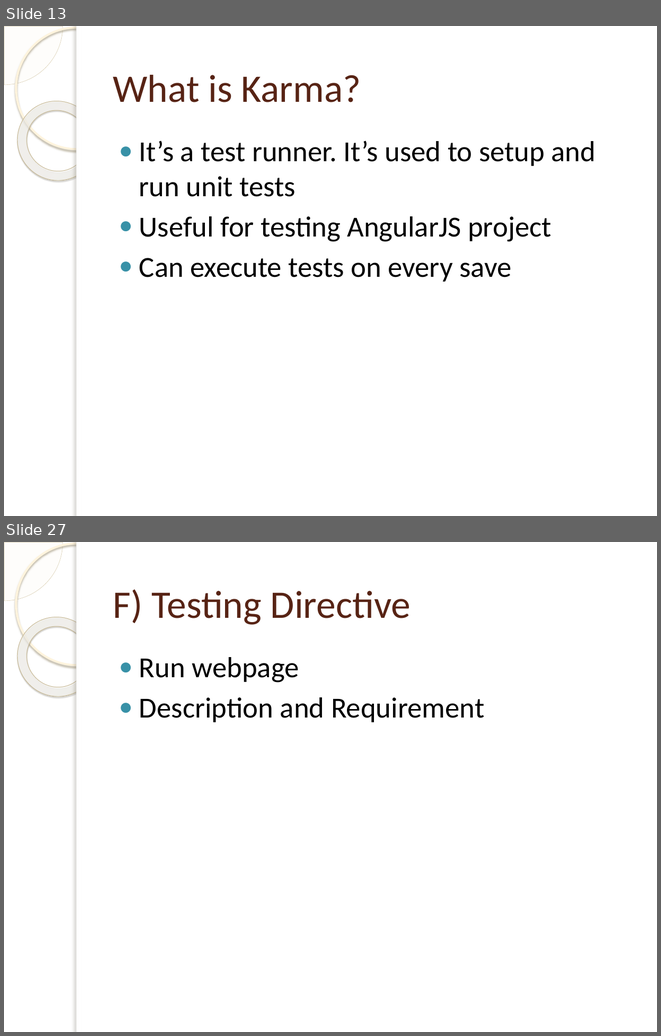
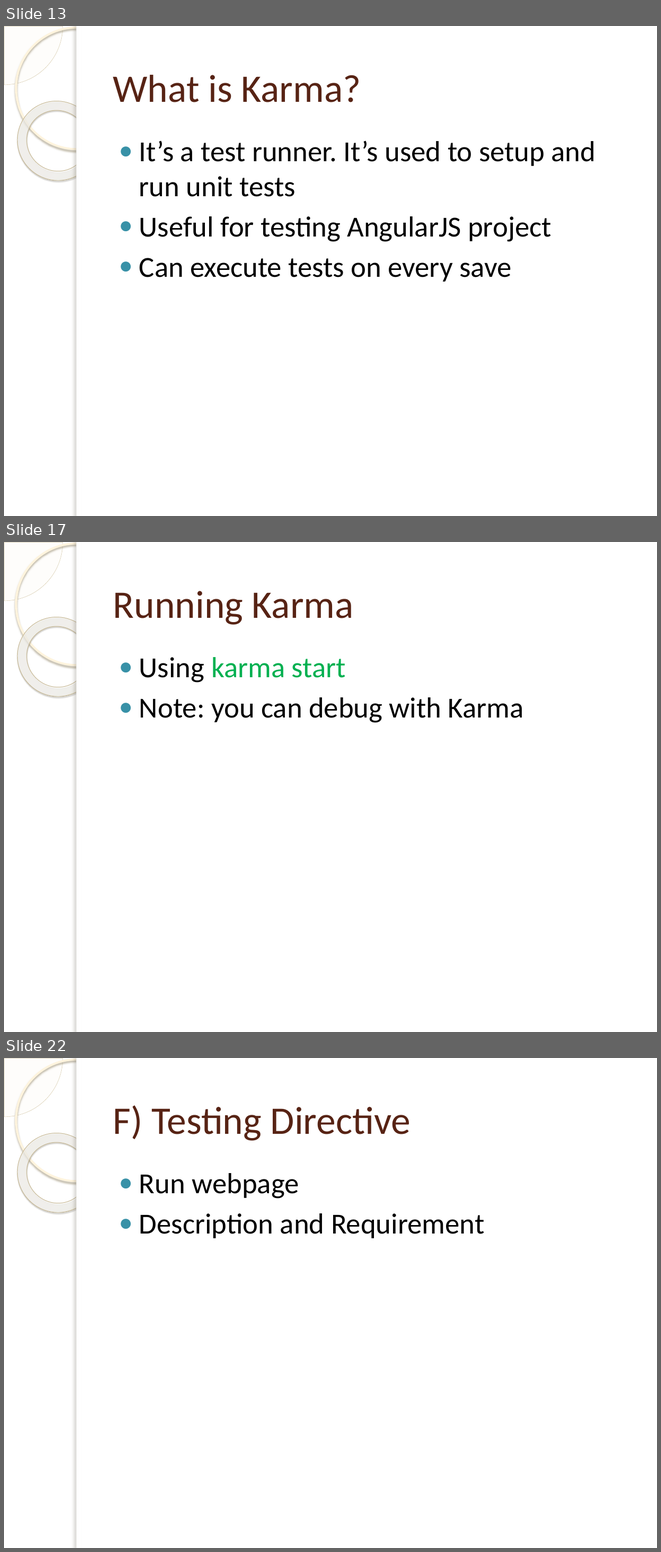
Before and after one commit to xuancong246/documents, a slide deck: Ebooks/AngularJS/Training/UnitTesting/AngularJS-Unit-Testing.pptx. Shown one above the other, each under a label of ours: slides 13 and 27 before the commit, slides 13, 17 and 22 after it; the slides between them are not shown. The pictures are 661x1036 and 661x1552 pixels, drawn with LibreOffice and Linux fonts; fonts in the diff are those of the drawing; background and template pictures are left out. Boxes give left, top, right and bottom in pixels: in the first picture for what was removed or moved away, otherwise in the second. Text is boxed around its words. In the diff, an @@ line names an element or a change of style, - is before the commit and + after.

```diff
--- a/Ebooks/AngularJS/Training/UnitTesting/AngularJS-Unit-Testing.pptx
+++ b/Ebooks/AngularJS/Training/UnitTesting/AngularJS-Unit-Testing.pptx
@@ slide 17 added at bbox=[4, 542, 657, 1032], background picture (left out); not listed: 5 template elements that a slide beside it also shows @@
@@ title added at bbox=[113, 591, 354, 625], 43 pt, text #572314 @@
+Running Karma
@@ text added at bbox=[139, 657, 524, 723], 32 pt, text #000000 @@
+● Using karma start
+● Note: you can debug with Karma
@@ what was slide 27 is now slide 22 @@
```
Also in this commit, not shown: 5 slides changed, 2 other slides added, 8 slides removed.
